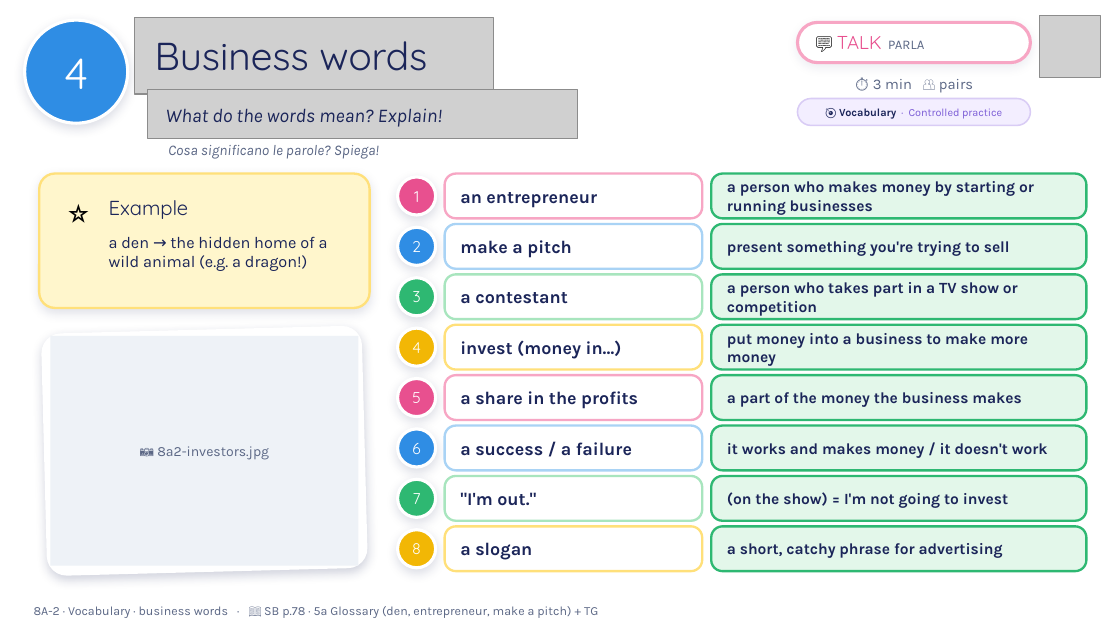
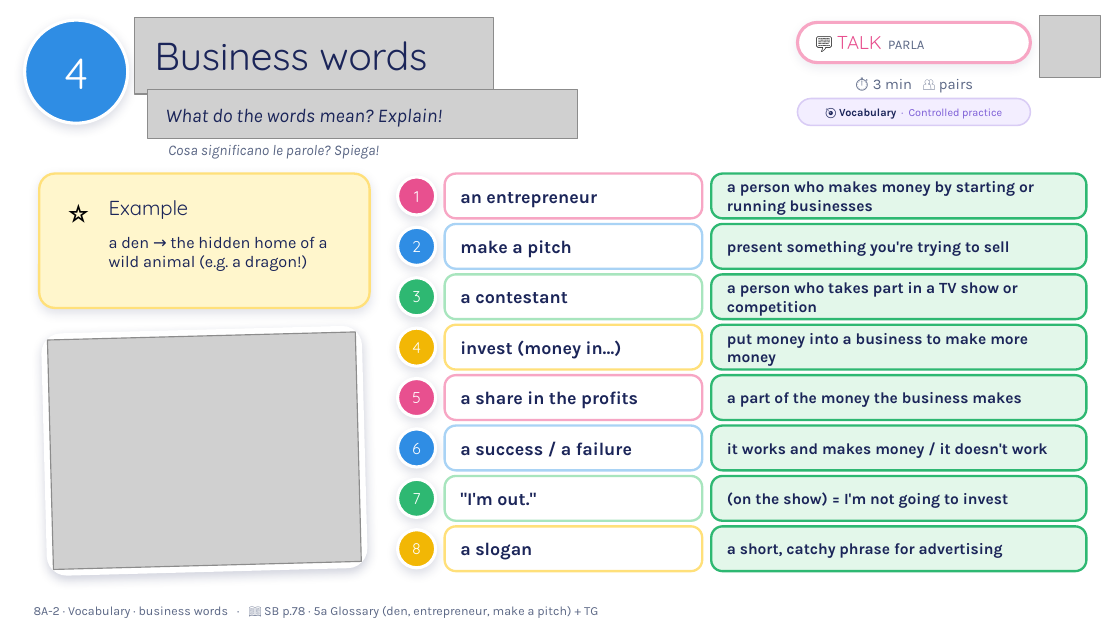
Before and after one commit to londonlanguageschool/Bagheria-, a slide deck: slide 4 of materials/B1/B1_8A-2_The_right_job_for_you.pptx. Drawn at 1120x630 pixels with LibreOffice and Linux fonts; fonts in the diff are those of the drawing; grey boxes stand for pictures; background and template pictures are left out. Boxes give left, top, right and bottom in pixels: in the first picture for what was removed or moved away, otherwise in the second. Text is boxed around its words. In the diff, an @@ line names an element or a change of style, - is before the commit and + after.

```diff
--- a/materials/B1/B1_8A-2_The_right_job_for_you.pptx
+++ b/materials/B1/B1_8A-2_The_right_job_for_you.pptx
@@ picture added at <box>47,332,361,570</box> @@
@@ rectangle removed at <box>50,336,358,566</box> @@
-📷 8a2-investors.jpg
```
Also in this commit, not shown: 14 other slides changed, 1 other file.
